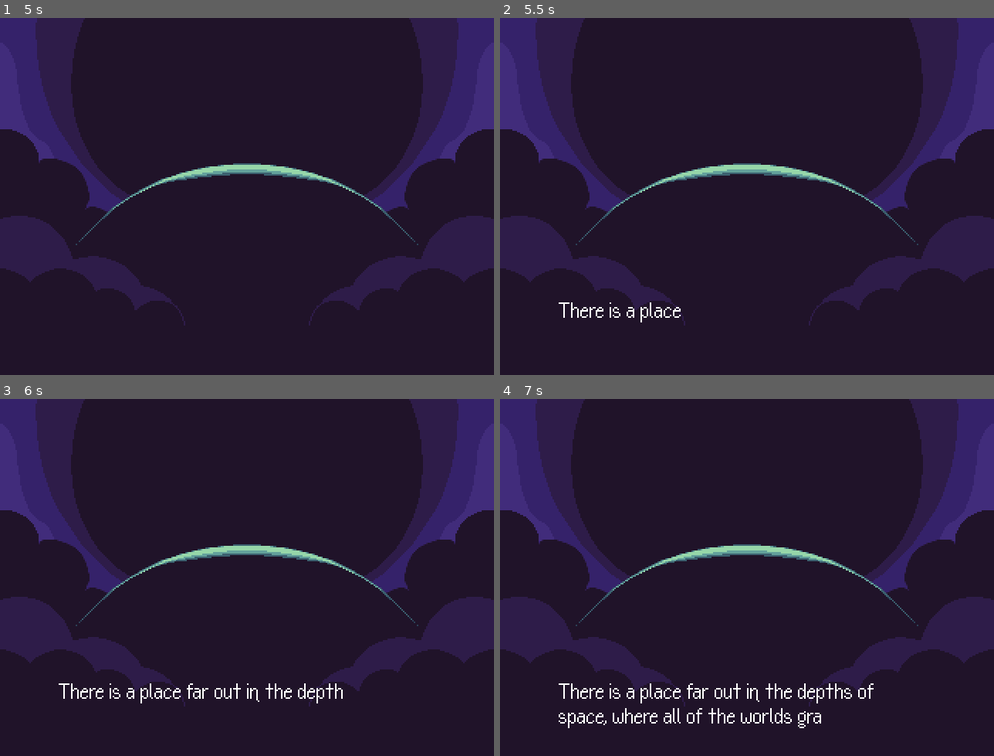
Above: before the commit, frames 1-4 (two rows, left to right).
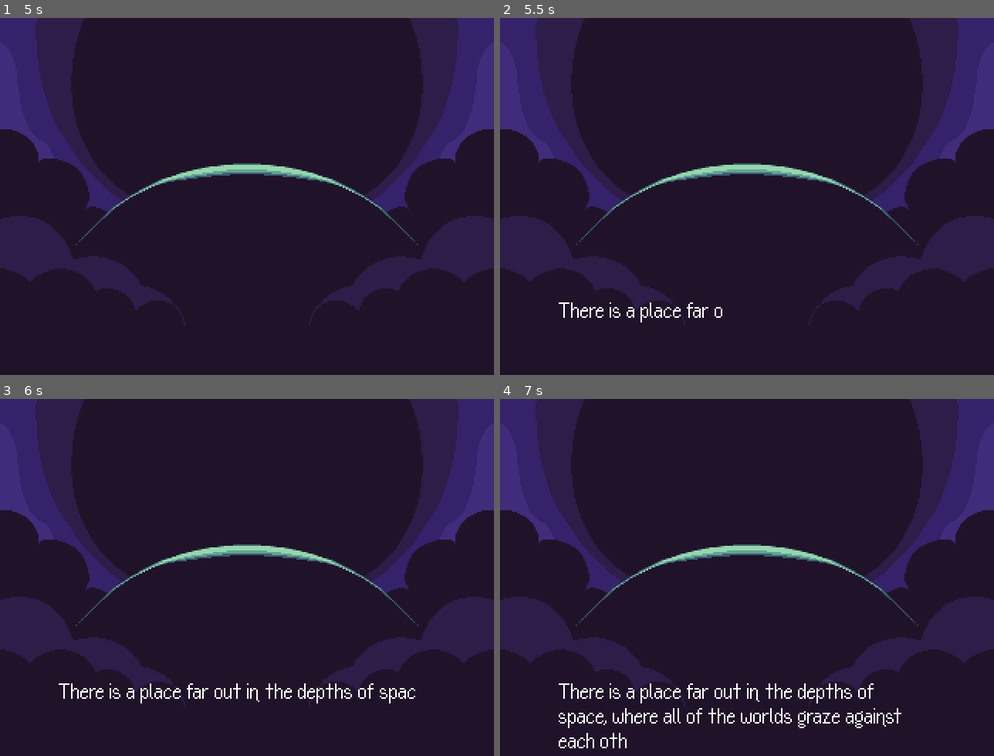
Above: after the commit, the same moments.

Repository: VincentBorchardt/tales-from-the-astral-lighthouse--konig-s-ascent
Game: Godot game, scene res://Scenes/Intro/intro_scene.tscn
Same seed, same stepped clock (60 frames per second), same inputs: the game is played once before the commit and once after it. Sound files missing from this copy of the repository are replaced by a short silence.
Inputs:
- Up to frame 1 (5 s): tap Enter (pause) at 0.5, 2.75 s; hold Right (move_right) 0.53-1.28 s; hold X (advance_text) 0.53-1.28 s; tap Space at 1.25, 3.5 s; hold Down (move_down) 1.28-2.03 s; tap X (advance_text) at 1.35, 2.85, 4.55 s; hold Right (move_right) 2.03-2.78 s; hold X (advance_text) 2.03-2.78 s; tap Z (attack) at 2.1, 4.35 s; hold Up (move_up) 2.78-3.53 s; hold X (advance_text) 3.53-4.28 s; hold Left (move_left) from 3.53 s (still down)
- Up to frame 2 (5.5 s): release Left (move_left) at 5.03 s; hold Down (move_down) from 5.03 s (still down); hold X (advance_text) from 5.03 s (still down)
- Up to frame 3 (6 s): release Down (move_down) at 5.78 s; release X (advance_text) at 5.78 s; hold Right (move_right) from 5.78 s (still down); tap X (advance_text) at 5.85 s
- Up to frame 4 (7 s): release Right (move_right) at 6.53 s; hold Up (move_up) from 6.53 s (still down); hold X (advance_text) from 6.53 s (still down); tap Z (attack) at 6.6 s

Frame 1 is identical in both runs. In frame 2, less than 0.1% of the frame differs, in the area x 37-45%, y 79-84%; in frame 3, 0.1%; in frame 4, 0.4%, in the area x 11-82%, y 86-98%.

Commit message:
Fixing more bugs

Diff:
--- a/Scripts/Cutscenes/message.gd
+++ b/Scripts/Cutscenes/message.gd
@@ -5,7 +5,7 @@
 #@export var alt_picture : Texture2D
 @export var image_location : Location
 @export var has_box : bool = true
-@export var animation_time: float = 2.5
+@export var animation_time: float = 2.0
 @export var color: Color
 
 #@export var choices: bool
--- a/Scripts/Objects/dsd_door.gd
+++ b/Scripts/Objects/dsd_door.gd
@@ -9,10 +9,11 @@
 @export var packedShippieDue : PackedScene
 @export var movement_targets: Array[Node2D]
 
+var door_opened = false
+
 var health := 3:
 	set(value):
 		health = value
-
 		if health == 0:
 			open_door()
 
@@ -25,14 +26,16 @@
 	door_animation.play("glimmer")
 
 func open_door():
-	door_animation.play("opened")
-	door_cover.visible = true
-	var shippie = packedShippieDue.instantiate()
-	get_tree().current_scene.add_child(shippie)
-	shippie.global_position = dsd_spawn.global_position
-	shippie.movement_targets = movement_targets
+	if not door_opened:
+		door_opened = true
+		door_animation.play("opened")
+		door_cover.visible = true
+		var shippie = packedShippieDue.instantiate()
+		get_tree().current_scene.add_child(shippie)
+		shippie.global_position = dsd_spawn.global_position
+		shippie.movement_targets = movement_targets
 
-	await shippie.start_laugh()
+		await shippie.start_laugh()
 
 func _on_area_2d_area_entered(area: Area2D) -> void:
 	hit_sound.play()
Not shown, changed: export_presets.cfg
